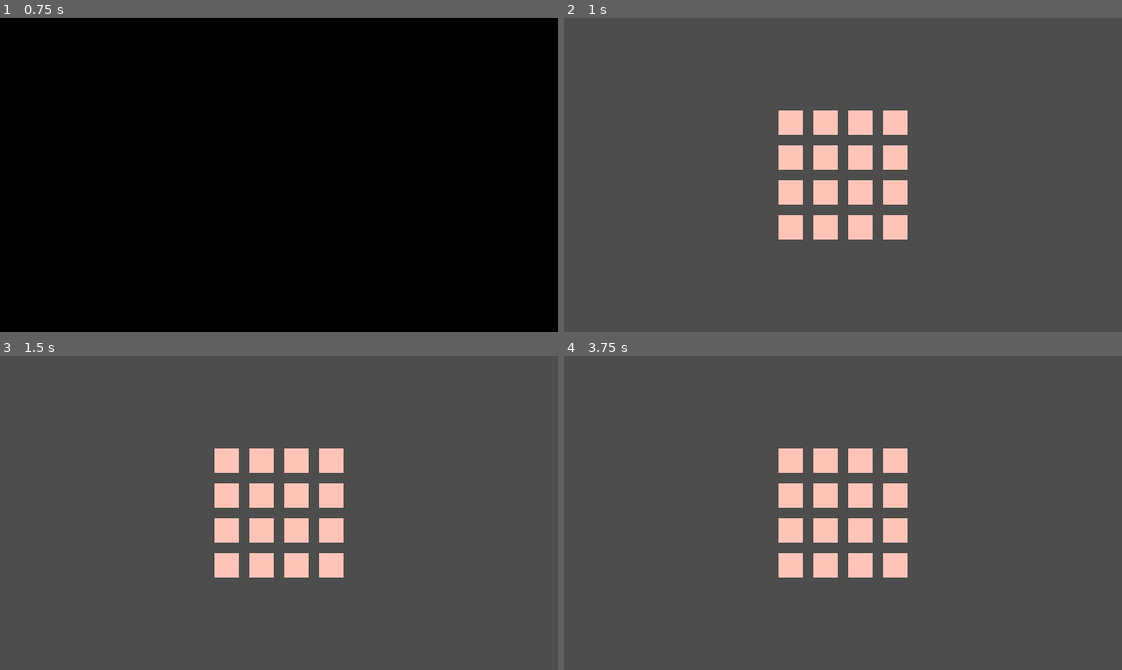
Above: before the commit, frames 1-4 (two rows, left to right).
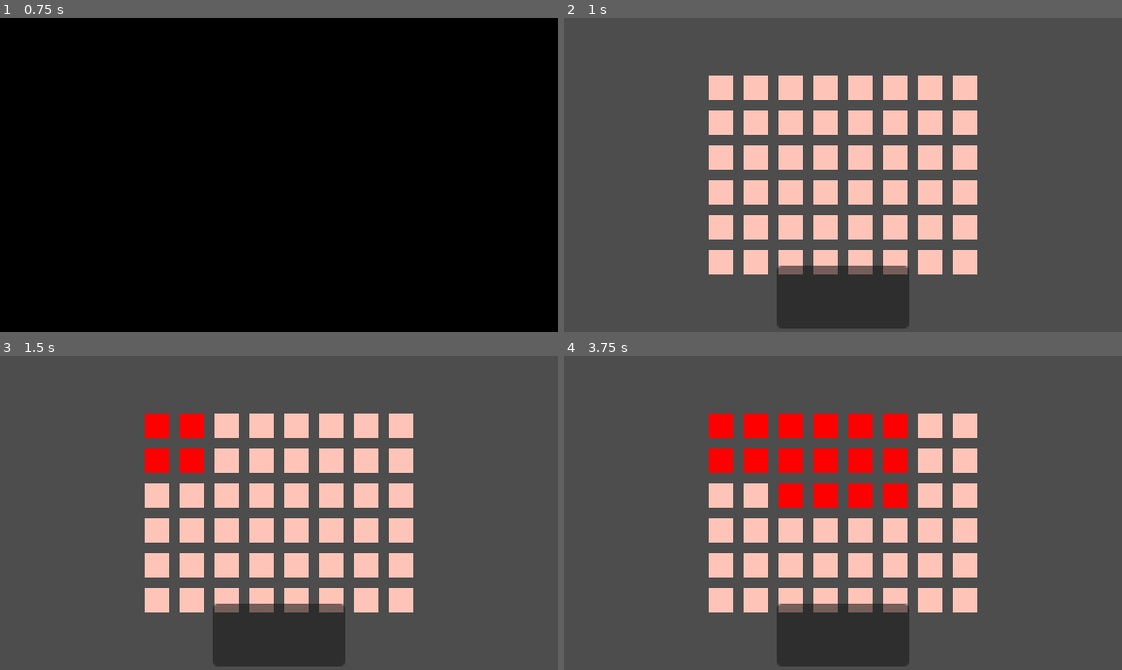
Above: after the commit, the same moments.

Repository: baconsaur/ludum-dare-59
Game: Godot game, scene res://ui/scenes/main_menu.tscn
Same seed, same stepped clock (60 frames per second), same inputs: the game is played once before the commit and once after it.
Inputs (mouse positions are in pixels of both pictures, inside the frame that each line leads up to; where the layout moved, square brackets give the same spot in the first picture):
- Up to frame 1 (0.75 s): click "Play" at 0.5 s
- Up to frame 2 (1 s): no input
- Up to frame 3 (1.5 s): click (156, 425) [228, 459] at 1.25 s
- Up to frame 4 (3.75 s): click (826, 459) at 2.02 s; click (753, 425) at 2.77 s; click (859, 459) at 3.52 s

Frame 1 is identical in both runs. In frame 2, 15% of the frame differs, in the area x 25-75%, y 18-99%; in frame 3, 15%; in frame 4, 18%.

Commit message:
Scan and flag tiles

Diff:
--- /dev/null
+++ b/scenes/bad_tile.tscn
@@ -0,0 +1,9 @@
+[gd_scene load_steps=2 format=3 uid="uid://sgdqvd2x682p"]
+
+[ext_resource type="PackedScene" uid="uid://dc0oyuwggfsh5" path="res://scenes/tile.tscn" id="1_um4re"]
+
+[node name="BadTile" instance=ExtResource("1_um4re")]
+offset_left = 856.0
+offset_top = 770.0
+offset_right = 872.0
+offset_bottom = 786.0
--- a/scenes/game.tscn
+++ b/scenes/game.tscn
@@ -7,6 +7,8 @@
 
 [node name="Game" type="Node2D"]
 script = ExtResource("1_lnu2h")
+map_width = 8
+map_height = 6
 
 [node name="Camera2D" type="Camera2D" parent="."]
 
@@ -29,3 +31,24 @@
 size_flags_horizontal = 6
 size_flags_vertical = 6
 script = ExtResource("5_p57ef")
+
+[node name="UI" type="MarginContainer" parent="HUD"]
+anchors_preset = 7
+anchor_left = 0.5
+anchor_top = 1.0
+anchor_right = 0.5
+anchor_bottom = 1.0
+offset_left = -40.0
+offset_top = -40.0
+offset_right = 40.0
+grow_horizontal = 2
+grow_vertical = 0
+size_flags_horizontal = 4
+size_flags_vertical = 8
+theme_override_constants/margin_left = 2
+theme_override_constants/margin_top = 2
+theme_override_constants/margin_right = 2
+theme_override_constants/margin_bottom = 2
+
+[node name="ScanResults" type="Panel" parent="HUD/UI"]
+layout_mode = 2
--- a/scenes/tile.tscn
+++ b/scenes/tile.tscn
@@ -1,7 +1,9 @@
-[gd_scene load_steps=2 format=3 uid="uid://dc0oyuwggfsh5"]
+[gd_scene load_steps=3 format=3 uid="uid://dc0oyuwggfsh5"]
 
 [ext_resource type="Texture2D" uid="uid://bmnjmwc4dk4hy" path="res://sprites/base_tile.png" id="1_3dk36"]
+[ext_resource type="Script" uid="uid://cr6qve8nfrhi7" path="res://scripts/tile.gd" id="2_ywnoi"]
 
 [node name="Tile" type="TextureButton"]
 button_mask = 3
 texture_normal = ExtResource("1_3dk36")
+script = ExtResource("2_ywnoi")
--- a/scripts/game_controller.gd
+++ b/scripts/game_controller.gd
@@ -1,8 +1,10 @@
 extends Node2D
+
 @export var map_width: int = 4
 @export var map_height: int = 4
 
 @onready var map = $HUD/Map
+@onready var scan_results = $HUD/UI/ScanResults
 
 
 func _ready() -> void:
@@ -10,3 +12,11 @@
 
 func init_map():
 	map.initialize(map_width, map_height)
+	map.connect("scanned", display_scan)
+	map.connect("flagged", set_flag)
+
+func display_scan(results):
+	print_debug(results)
+
+func set_flag(coords):
+	print_debug(coords)
--- a/scripts/map.gd
+++ b/scripts/map.gd
@@ -1,7 +1,12 @@
 extends GridContainer
+signal scanned
+signal flagged
+
+@export var scan_radius: int = 1
 
 var grid: Array = []
 var tile_obj: PackedScene = preload("res://scenes/tile.tscn")
+
 
 func initialize(width: int, height: int):
 	columns = width
@@ -17,16 +22,49 @@
 
 func tile_action(tile, i, j):
 	# TODO de-jank this if time allows
-	var tiles = [tile]
 	if Input.is_action_just_released("flag"):
-		flag(tiles)
+		flag(tile, Vector2i(i, j))
 	elif Input.is_action_just_released("scan"):
-		# TODO get other tiles in scan radius
-		scan(tiles)
+		scan(tile, Vector2i(i, j))
 	print_debug("Clicked " + tile.name + ": (" + str(i) + ", " + str(j)+")")
 
-func scan(tiles):
-	print_debug("scan")
+func scan(tile, coords: Vector2i):
+	var results = []
+	# TODO get other tiles in scan radius
+	var tiles = [coords] + get_neighbors(coords, scan_radius)
+	for t in tiles:
+		var scan_tile = grid[t.x][t.y]
+		results.append(scan_tile.scan())
+	emit_signal("scanned", results)
 
-func flag(tiles):
-	print_debug("flag")
+func flag(tile, coords):
+	tile.flag()
+	emit_signal("flagged", coords)
+
+func get_neighbors(coords, radius):
+	var neighbors = []
+	var offsets = [
+		Vector2i(-1, 0),
+		Vector2i(1, 0),
+		Vector2i(0, -1),
+		Vector2i(0, 1),
+	]
+	if radius % 2:
+		offsets += [
+			Vector2i(1, 1),
+			Vector2i(-1, 1),
+			Vector2i(-1, -1),
+			Vector2i(1, -1),
+		]
+		radius -= 1
+	for offset in offsets:
+		var neighbor_row = coords.x + offset.x
+		var neighbor_col = coords.y + offset.y
+		if neighbor_row >= 0 and neighbor_row < len(grid) and neighbor_col >= 0 and neighbor_col < len(grid[0]):
+			neighbors.append(Vector2i(neighbor_row, neighbor_col))
+
+	var current_neighbors = neighbors.duplicate()
+	if radius > 0:
+		for neighbor in current_neighbors:
+			neighbors += get_neighbors(neighbor, radius - 1)
+	return neighbors
--- /dev/null
+++ b/scripts/tile.gd
@@ -0,0 +1,9 @@
+extends TextureButton
+
+
+func scan():
+	modulate = Color(1.0, 0.0, 0.0, 1.0)
+	return "1"
+
+func flag():
+	modulate = Color(0.0, 0.675, 0.0, 1.0)
Not shown, added: scripts/tile.gd.uid
